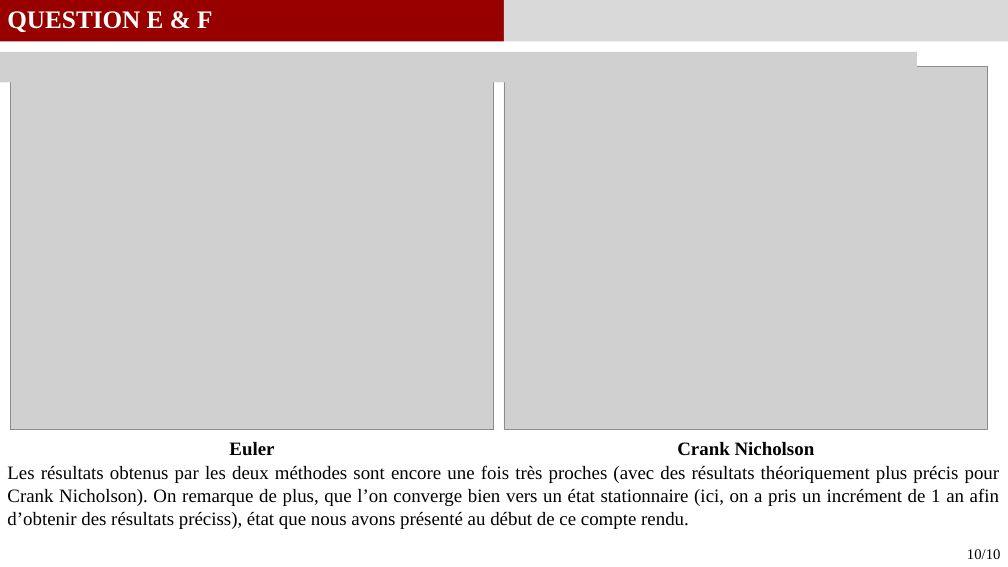
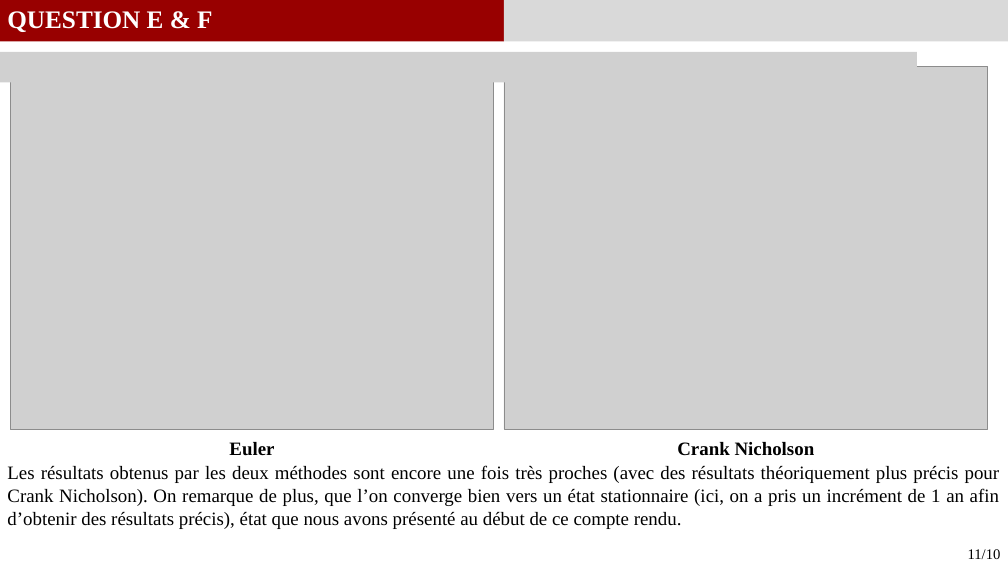
Before and after one commit to GauthierBRUNEL/MEC8211_devoir_2, a slide deck: slide 12 of doc/Rapport_Devoir2.pptx (slide 11 before the commit). Drawn at 1008x567 pixels with LibreOffice and Linux fonts; fonts in the diff are those of the drawing; grey boxes stand for pictures. Boxes give left, top, right and bottom in pixels: in the first picture for what was removed or moved away, otherwise in the second. Text is boxed around its words. In the diff, an @@ line names an element or a change of style, - is before the commit and + after.

```diff
--- a/doc/Rapport_Devoir2.pptx
+++ b/doc/Rapport_Devoir2.pptx
@@ text at bbox=[7, 465, 1000, 529]: text changed @@
-Les résultats obtenus par les deux méthodes sont encore une fois très proches (avec des résultats théoriquement plus précis pour Crank Nicholson). On remarque de plus, que l’on converge bien vers un état stationnaire (ici, on a pris un incrément de 1 an afin d’obtenir des résultats préciss), état que nous avons présenté au début de ce compte rendu.
+Les résultats obtenus par les deux méthodes sont encore une fois très proches (avec des résultats théoriquement plus précis pour Crank Nicholson). On remarque de plus, que l’on converge bien vers un état stationnaire (ici, on a pris un incrément de 1 an afin d’obtenir des résultats précis), état que nous avons présenté au début de ce compte rendu.
@@ text at bbox=[968, 549, 1001, 559]: text changed @@
-10/10
+11/10
```
Also in this commit, not shown: 6 other slides changed.
